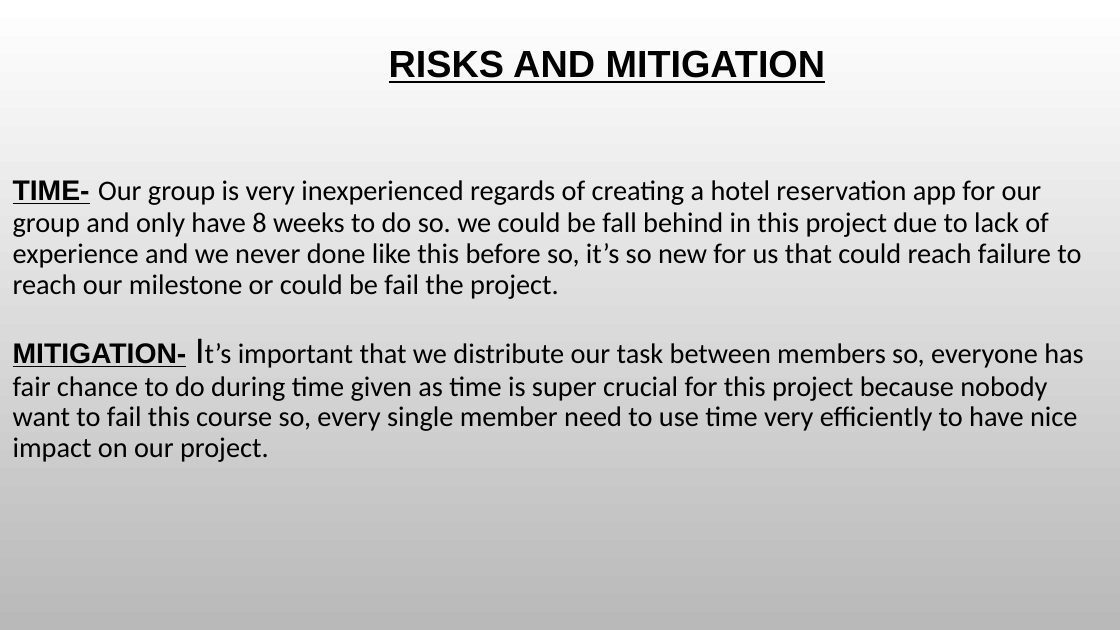
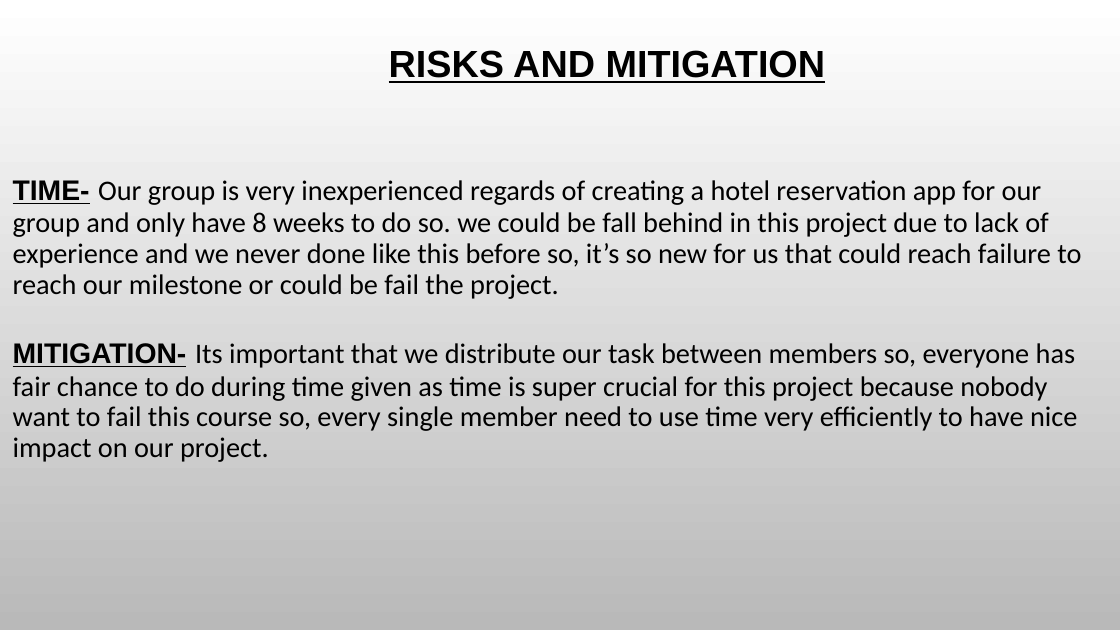
Before and after one commit to Hans184/Hotel_App, a slide deck: slide 13 of Team Powerpoint 2.4.pptx. Drawn at 1120x630 pixels with LibreOffice and Linux fonts; fonts in the diff are those of the drawing; background and template pictures are left out. Boxes give left, top, right and bottom in pixels: in the first picture for what was removed or moved away, otherwise in the second. Text is boxed around its words. In the diff, an @@ line names an element or a change of style, - is before the commit and + after.

```diff
--- a/Team Powerpoint 2.4.pptx
+++ b/Team Powerpoint 2.4.pptx
@@ title at box(13, 50, 1081, 462): text changed @@
-RISKS AND MITIGATION
-TIME- Our group is very inexperienced regards of creating a hotel reservation app for our group and only have 8 weeks to do so. we could be fall behind in this project due to lack of experience and we never done like this before so, it’s so new for us that could reach failure to reach our milestone or could be fail the project.
-MITIGATION- It’s important that we distribute our task between members so, everyone has fair chance to do during time given as time is super crucial for this project because nobody want to fail this course so, every single member need to use time very efficiently to have nice impact on our project.
+RISKS AND MITIGATION
+TIME- Our group is very inexperienced regards of creating a hotel reservation app for our group and only have 8 weeks to do so. we could be fall behind in this project due to lack of experience and we never done like this before so, it’s so new for us that could reach failure to reach our milestone or could be fail the project.
+MITIGATION- Its important that we distribute our task between members so, everyone has fair chance to do during time given as time is super crucial for this project because nobody want to fail this course so, every single member need to use time very efficiently to have nice impact on our project.
```
Also in this commit, not shown: 4 other slides changed.
